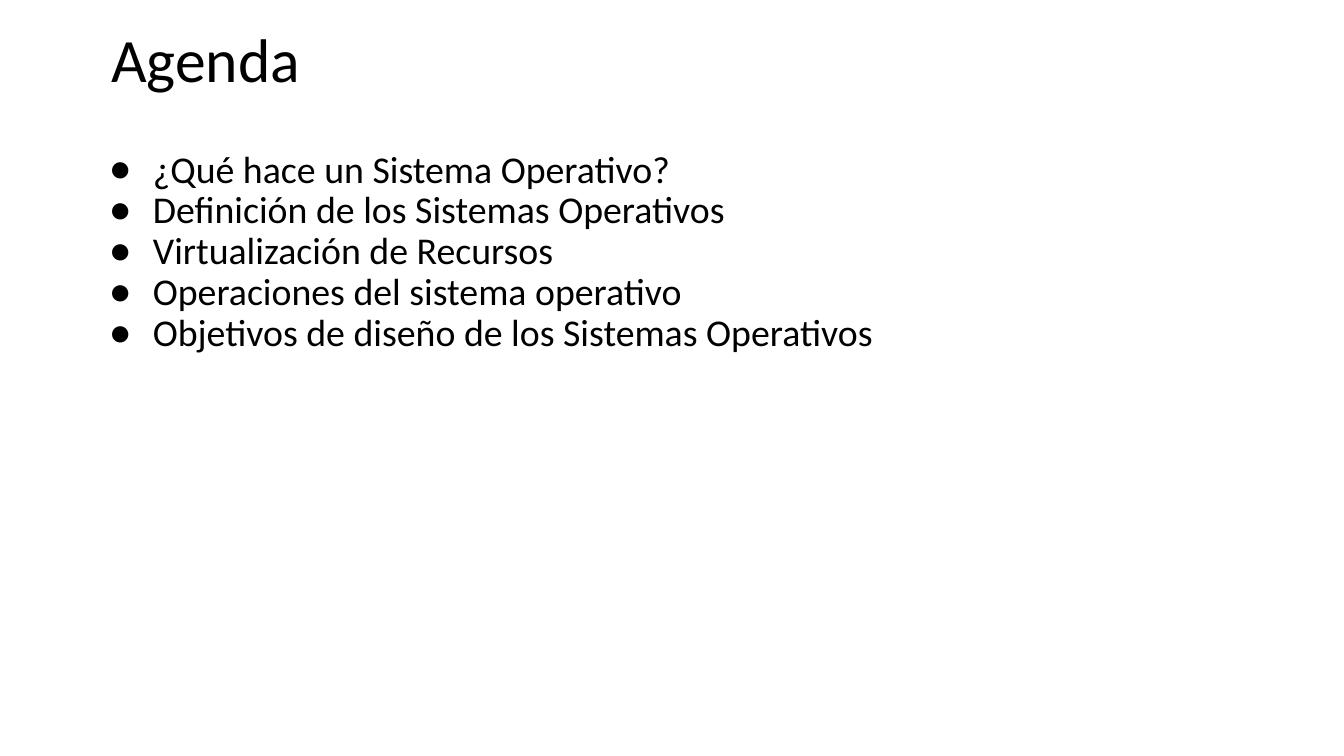
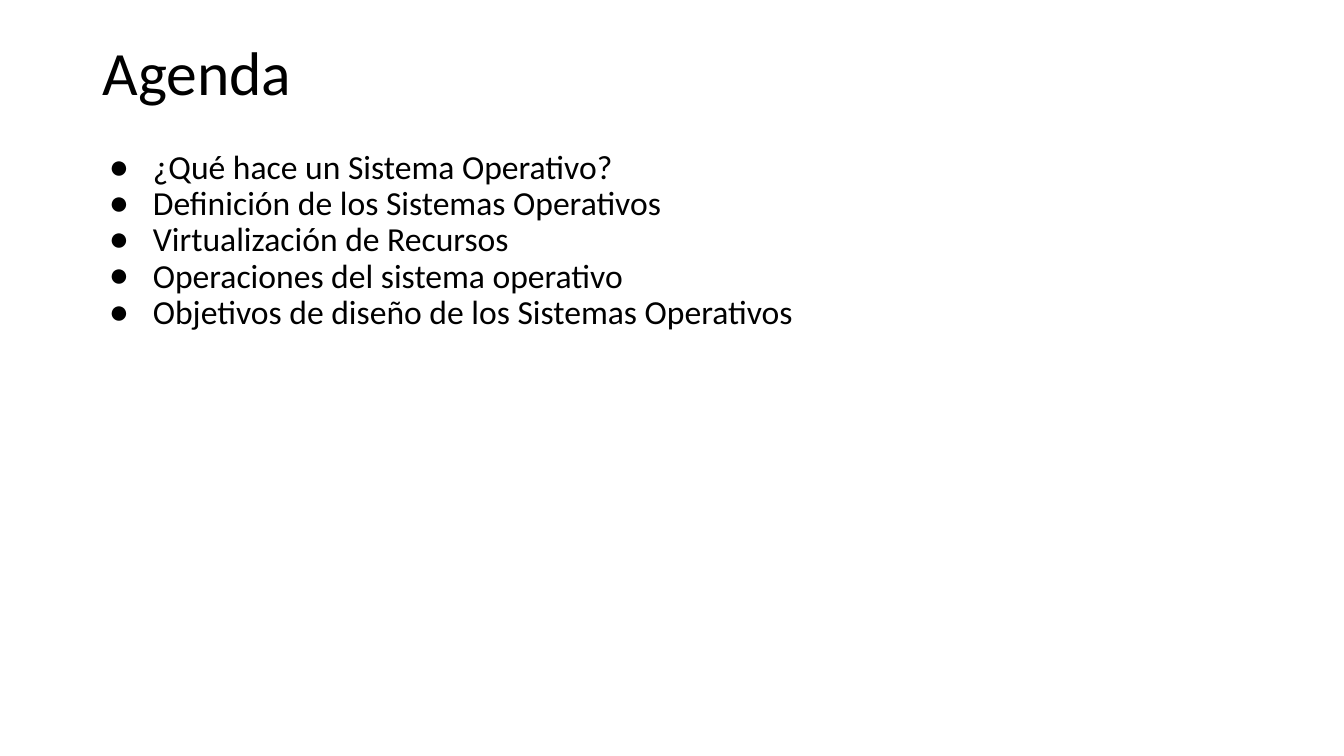
Before and after one commit to udea-so/apuntes_2026-2_SO-virtual, a slide deck: slide 2 of clase_02/SO_apuntes_clase2.pptx. Drawn at 1344x756 pixels with LibreOffice and Linux fonts; fonts in the diff are those of the drawing. Boxes give left, top, right and bottom in pixels: in the first picture for what was removed or moved away, otherwise in the second. Text is boxed around its words. In the diff, an @@ line names an element or a change of style, - is before the commit and + after.

```diff
--- a/clase_02/SO_apuntes_clase2.pptx
+++ b/clase_02/SO_apuntes_clase2.pptx
@@ title "Agenda" moved from (x1=111, y1=39, x2=300, y2=93) to (x1=102, y1=52, x2=291, y2=106) @@
@@ text "¿Qué hace un Sistema Operativo?" at (x1=153, y1=155, x2=793, y2=330): size 27 to 24 pt @@
```
Also in this commit, not shown: 1 other slide changed, 11 other files.
